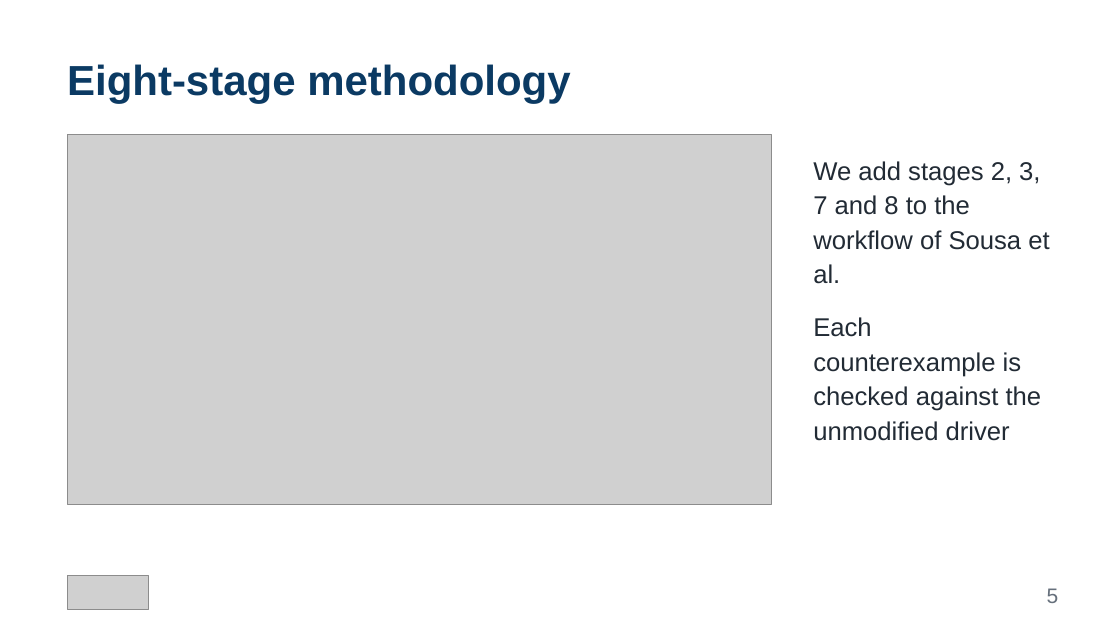
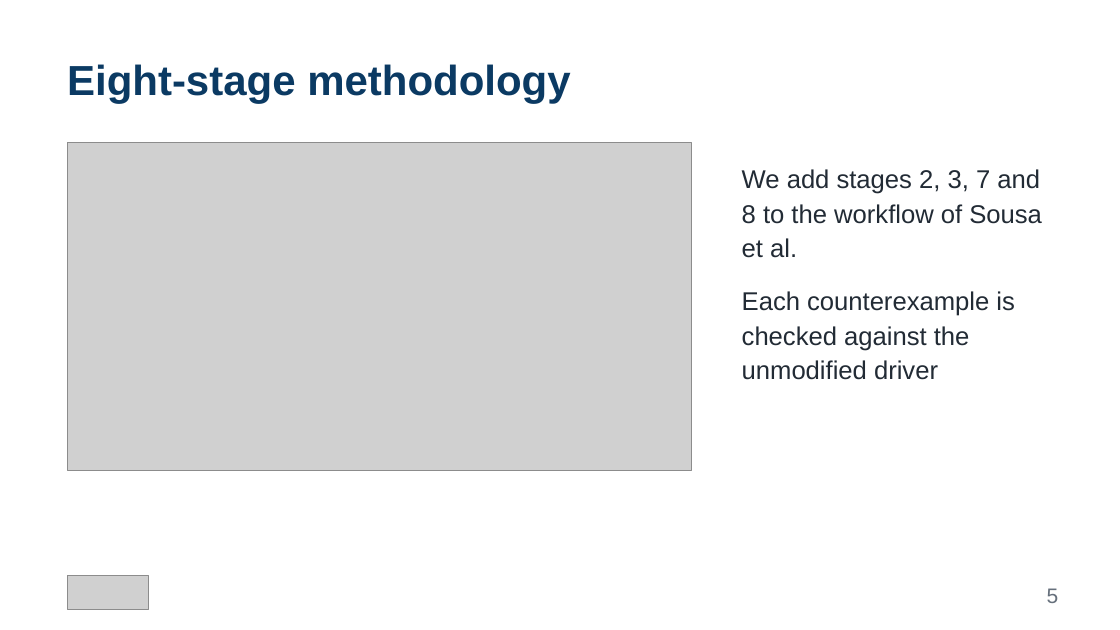
Before and after one commit to marcela2881/dissertacao-px4-esbmc, a slide deck: slide 5 of apresentacao_sbesc/SBESC2026_PX4_apresentacao_v2.pptx. Drawn at 1120x630 pixels with LibreOffice and Linux fonts; fonts in the diff are those of the drawing; grey boxes stand for pictures. Boxes give left, top, right and bottom in pixels: in the first picture for what was removed or moved away, otherwise in the second. Text is boxed around its words. In the diff, an @@ line names an element or a change of style, - is before the commit and + after.

```diff
--- a/apresentacao_sbesc/SBESC2026_PX4_apresentacao_v2.pptx
+++ b/apresentacao_sbesc/SBESC2026_PX4_apresentacao_v2.pptx
@@ picture: place and size @@
-picture at (67,134,771,504)
+picture at (67,143,691,471)
@@ text "We add stages 2, 3, ..." rewrapped from (813,161,1049,441) to (742,169,1042,380) @@
```
Also in this commit, not shown: 1 other slide changed, 2 other files.
